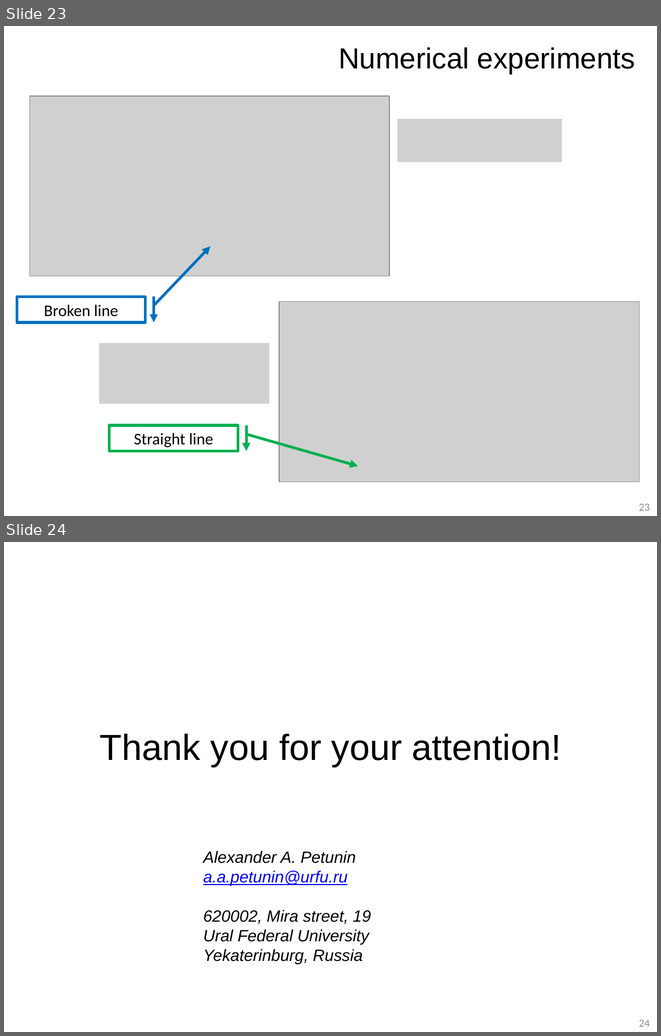
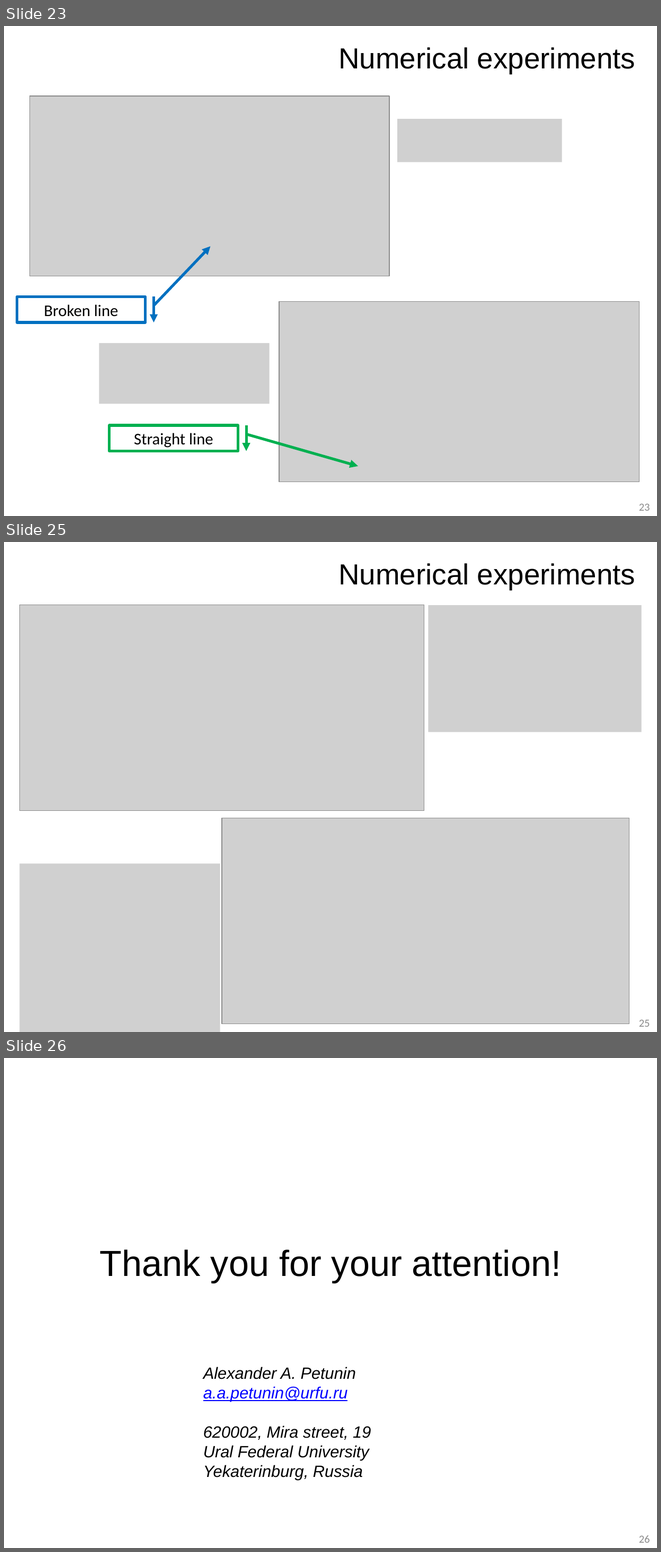
Before and after one commit to ukoloff/LaTeX, a slide deck: 2018/petrovac.pptx. Shown one above the other, each under a label of ours: slides 23 and 24 before the commit, slides 23, 25 and 26 after it; the slides between them are not shown. The pictures are 661x1036 and 661x1552 pixels, drawn with LibreOffice and Linux fonts; fonts in the diff are those of the drawing; grey boxes stand for pictures; background and template pictures are left out. Boxes give left, top, right and bottom in pixels: in the first picture for what was removed or moved away, otherwise in the second. Text is boxed around its words. In the diff, an @@ line names an element or a change of style, - is before the commit and + after.

```diff
--- a/2018/petrovac.pptx
+++ b/2018/petrovac.pptx
@@ slide 25 added at <box>4,542,657,1032</box>, background #FFFFFF @@
@@ text added at <box>338,563,635,590</box>, 32 pt, text #000000 @@
+Numerical experiments
@@ picture added at <box>20,605,424,810</box> @@
@@ picture added at <box>429,606,641,732</box> @@
@@ picture added at <box>222,818,629,1023</box> @@
@@ picture added at <box>20,863,220,1032</box> @@
@@ page number added at <box>639,1020,650,1026</box>, 12 pt, text #8C8C8C @@
+25
@@ what was slide 24 is now slide 26 @@
@@ page number at <box>639,1535,650,1542</box>: text changed @@
-24
+26
```
Also in this commit, not shown: 5 slides changed, 1 other slide added.
